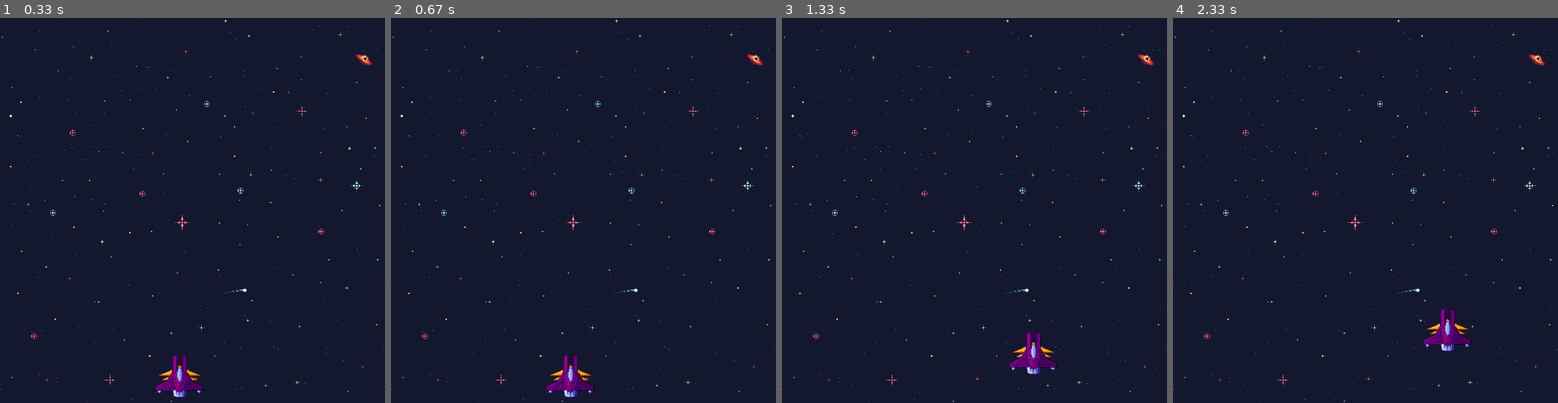
Above: before the commit, frames 1-4 (left to right).
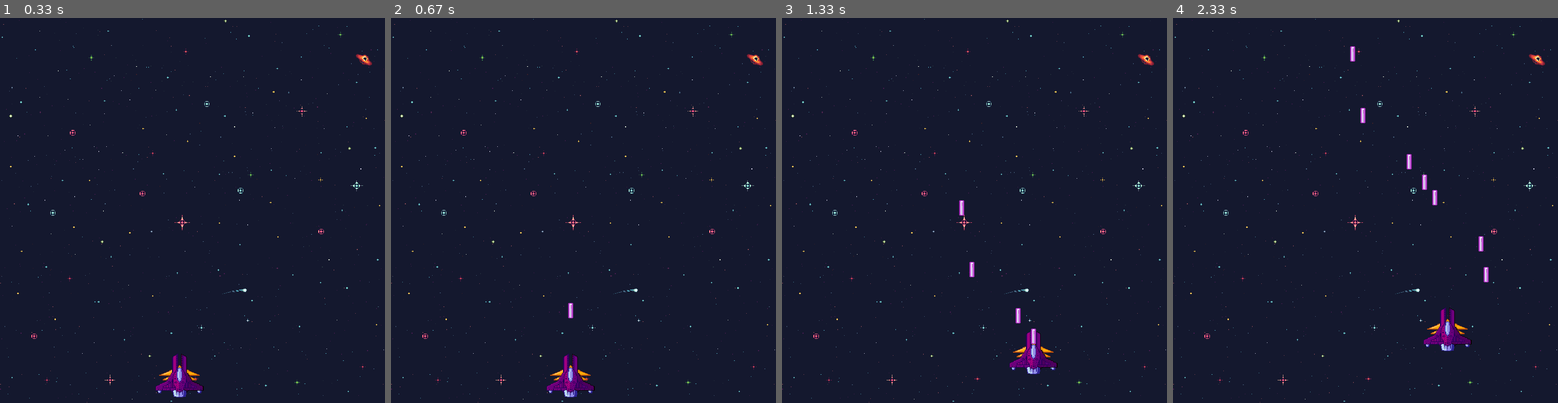
Above: after the commit, the same moments.

Repository: cjs-13/Projeto_pygame
Game: pygame game, started from main.py
The game is run twice, just before and just after one commit, with the same random seed, the same clock (stepped at 60 frames per second) and the same inputs.
Inputs:
- Up to frame 1 (0.33 s): no input
- Up to frame 2 (0.67 s): tap Space at 0.33 s
- Up to frame 3 (1.33 s): hold D 0.67-1.13 s; tap Space at 0.73, 1.03, 1.23 s; hold W from 1.17 s (still down)
- Up to frame 4 (2.33 s): release W at 1.47 s; hold D 1.5-1.97 s; tap Space at 1.57, 1.87, 2.07 s; hold A from 2 s (still down)

Frame 1 is identical in both runs. In frame 2, less than 0.1% of the frame differs, in the area x 46-48%, y 74-78%; in frame 3, 0.2%; in frame 4, 0.4%, in the area x 46-82%, y 7-69%.

Commit message:
Adicionado laser da nave principal

Diff:
--- a/main.py
+++ b/main.py
@@ -1,6 +1,6 @@
 import pygame
 import os
-from sys import exit
+#from sys import exit
 
 LARGURA = 750
 ALTURA = 750
@@ -10,8 +10,9 @@
 pygame.init()
 
 # Carregando imagens
-ICONE = pygame.image.load(os.path.join("assets", "space_ship.png"))
+ICONE = pygame.transform.rotate(pygame.image.load(os.path.join("assets", "space_ship.png")), 45)
 NAVE_PRINCIPAL = pygame.transform.scale(pygame.image.load(os.path.join("assets", "space_ship.png")), (100, 90))
+LASERS_PRINCIPAL = pygame.image.load(os.path.join("assets", "laser_principal.png"))
 BG = pygame.transform.scale(pygame.image.load(os.path.join("assets", "BG (4).png")), (LARGURA, ALTURA))
 
 tela = pygame.display.set_mode((LARGURA, ALTURA))
@@ -19,6 +20,27 @@
 pygame.display.set_icon(ICONE)
 
 # Classes
+
+class Laser:
+    def __init__(self, x, y, img, nave):
+        self.x = x
+        self.y = y
+        self.img = img
+        self.mascara = pygame.mask.from_surface(self.img)
+        self.nave = nave
+
+    def draw(self, tela):
+        tela.blit(self.img, (self.x + self.nave.largura()/2 - 5, self.y))
+
+    def mover(self, vel):
+        self.y += vel
+
+    def fora_tela(self, altura):
+        return self.y <= 0 or self.y >= altura
+
+    def colisao(self, obj):
+        return testa_colisao(self, obj)
+
 class Nave:
     def __init__(self, x, y):
         self.x = x
@@ -30,6 +52,20 @@
 
     def draw(self, tela):
         tela.blit(self.nave_img, (self.x, self.y))
+        for laser in self.lasers:
+            laser.draw(tela)
+
+    def atirar(self, nave):
+        laser = Laser(self.x, self.y, self.laser_img, nave)
+        self.lasers.append(laser)
+
+    def mover_laser(self, vel, obj):
+        for laser in self.lasers:
+            laser.move(vel)
+            if laser.fora_tela(ALTURA):
+                self.lasers.remove(laser)
+            elif laser.colisao(obj):
+                self.lasers.remove(laser)
 
     def largura(self):
         return self.nave_img.get_width()
@@ -37,19 +73,37 @@
     def altura(self):
         return self.nave_img.get_height()
 
+
 class Jogador(Nave):
     def __init__(self, x, y):
         super().__init__(x, y)
         self.nave_img = NAVE_PRINCIPAL
-        self.laser_img = None
+        self.laser_img = LASERS_PRINCIPAL
         self.mascara = pygame.mask.from_surface(self.nave_img)
 
+    def mover_laser(self, vel, objs):
+        for laser in self.lasers:
+            laser.mover(vel)
+            if laser.fora_tela(ALTURA):
+                self.lasers.remove(laser)
+            else:
+                for obj in objs:
+                    if laser.colisao(obj):
+                        objs.remove(obj)
+                        self.lasers.remove(laser)
+
+def testa_colisao(obj1, obj2):
+    diff_x = obj2.x - obj1.x
+    diff_y = obj2.y - obj1.y
+    return obj1.mascara.overlap(obj2.mascara, (diff_x, diff_y)) != None
 
 def main():
     jogando = True
     relogio = pygame.time.Clock()
     jogador_vel = 5
+    lasers_vel = 5
     jogador = Jogador(300, 650)
+    inimigos = list()
     while jogando:
         relogio.tick(FPS)
         tela.blit(BG, (0, 0))
@@ -58,6 +112,9 @@
         for event in pygame.event.get():
             if event.type == pygame.QUIT:
                 jogando = False
+            if event.type == pygame.KEYDOWN:
+                if event.key == pygame.K_SPACE:
+                    jogador.atirar(jogador)
 
         keys = pygame.key.get_pressed()
         if keys[pygame.K_a] and jogador.x - jogador_vel > 0:
@@ -69,6 +126,8 @@
         if keys[pygame.K_s] and jogador.y + jogador_vel + jogador.altura() < ALTURA:
             jogador.y += jogador_vel
 
+        jogador.mover_laser(-lasers_vel, inimigos)
+
         pygame.display.flip()
 
 main()
Binary file added: assets/laser_principal.png
